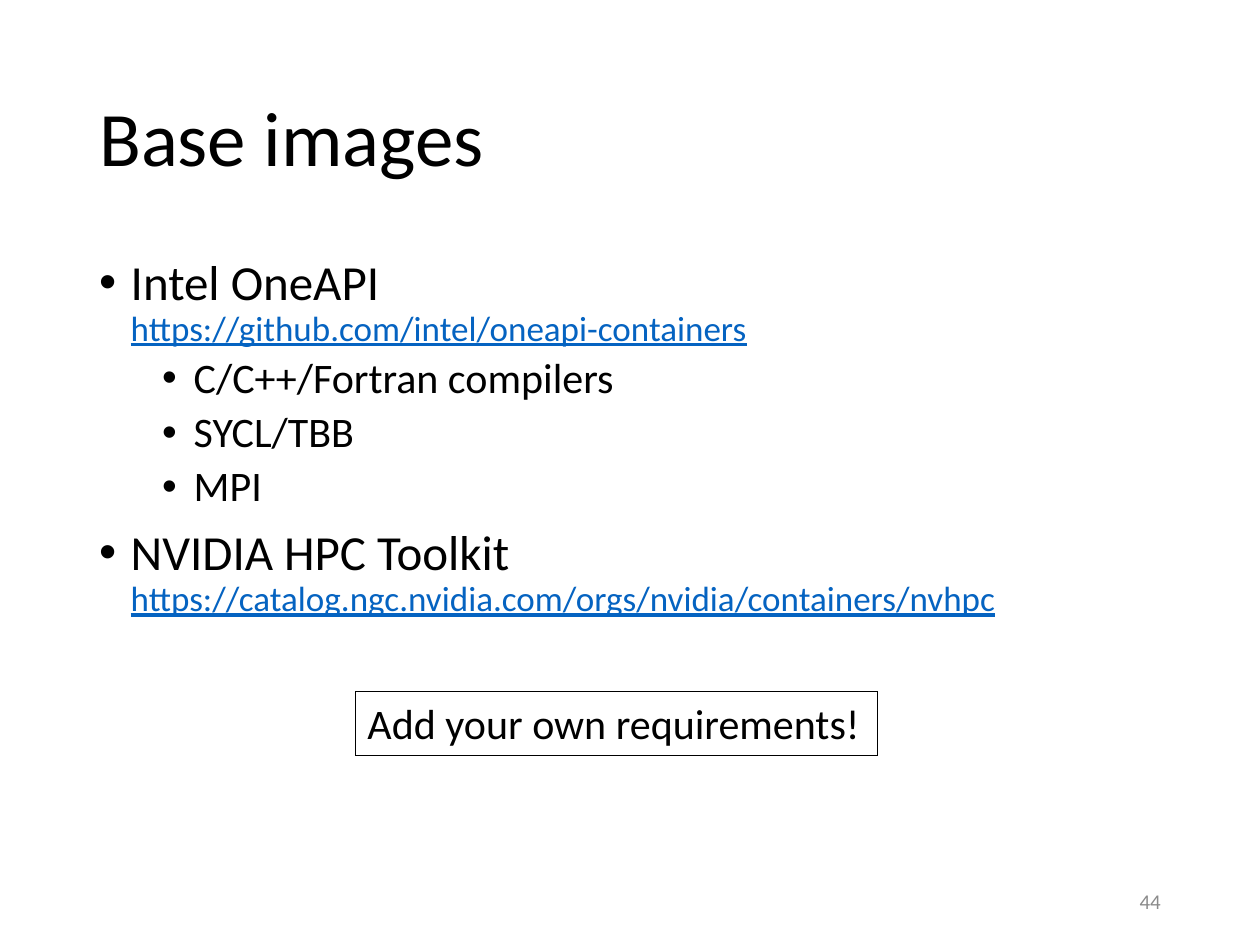
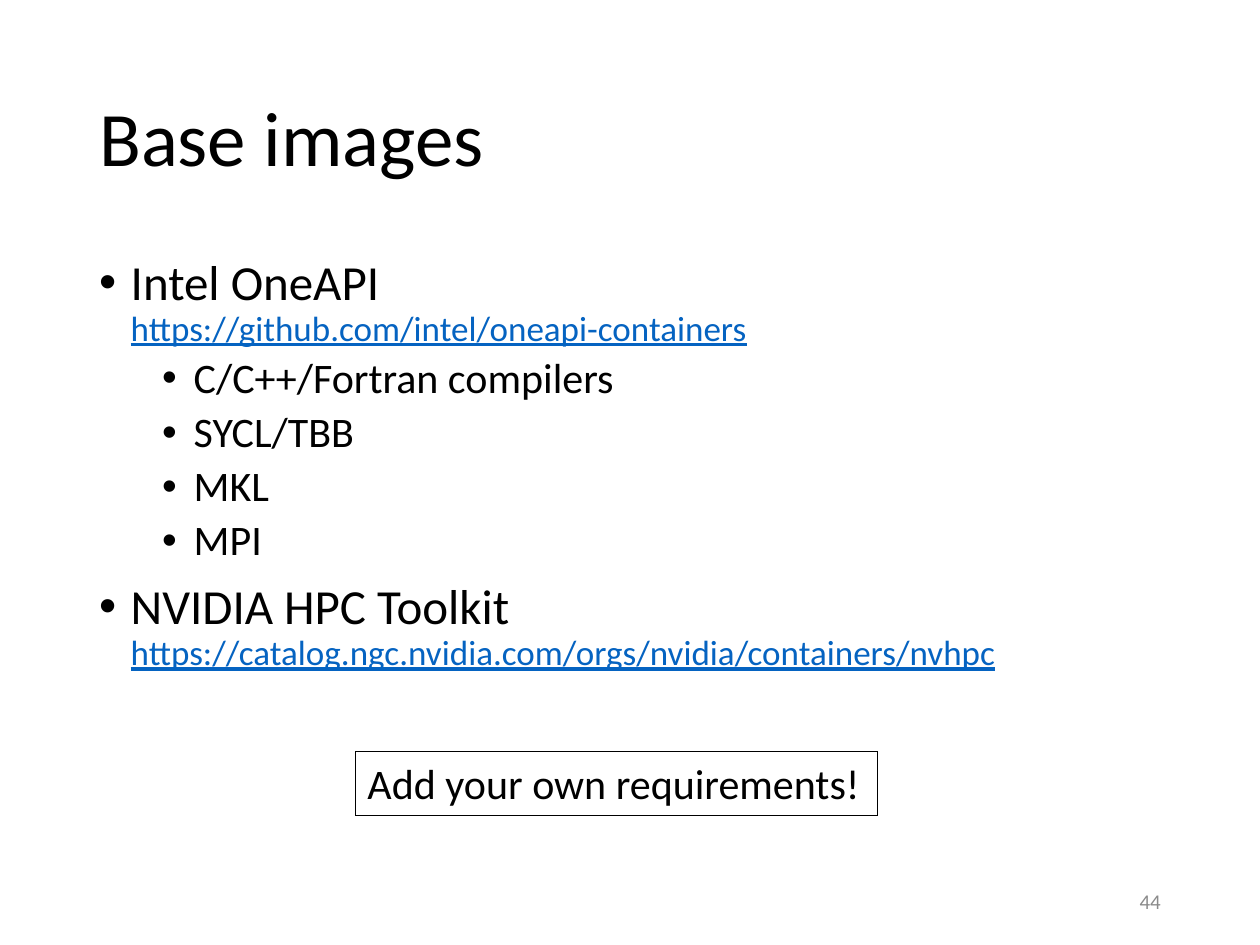
Before and after one commit to gjbex/Containers-for-HPC, a slide deck: slide 44 of containers_for_hpc.pptx. Drawn at 1260x945 pixels with LibreOffice and Linux fonts; fonts in the diff are those of the drawing. Boxes give left, top, right and bottom in pixels: in the first picture for what was removed or moved away, otherwise in the second. Text is boxed around its words. In the diff, an @@ line names an element or a change of style, - is before the commit and + after.

```diff
--- a/containers_for_hpc.pptx
+++ b/containers_for_hpc.pptx
@@ text at [194, 474, 269, 501]: paragraph added @@
+  • MKL
@@ rectangle "Add your own requirements!": place and size @@
-rectangle "Add your own requirements!" at [355, 692, 878, 755]
+rectangle "Add your own requirements!" at [355, 752, 878, 815]
```
Also in this commit, not shown: 7 other slides changed.
